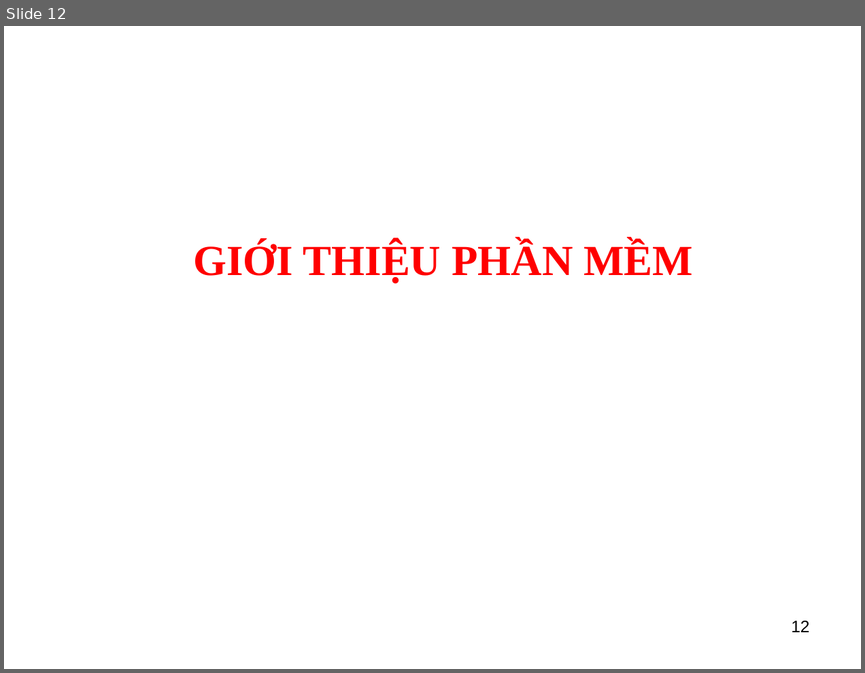
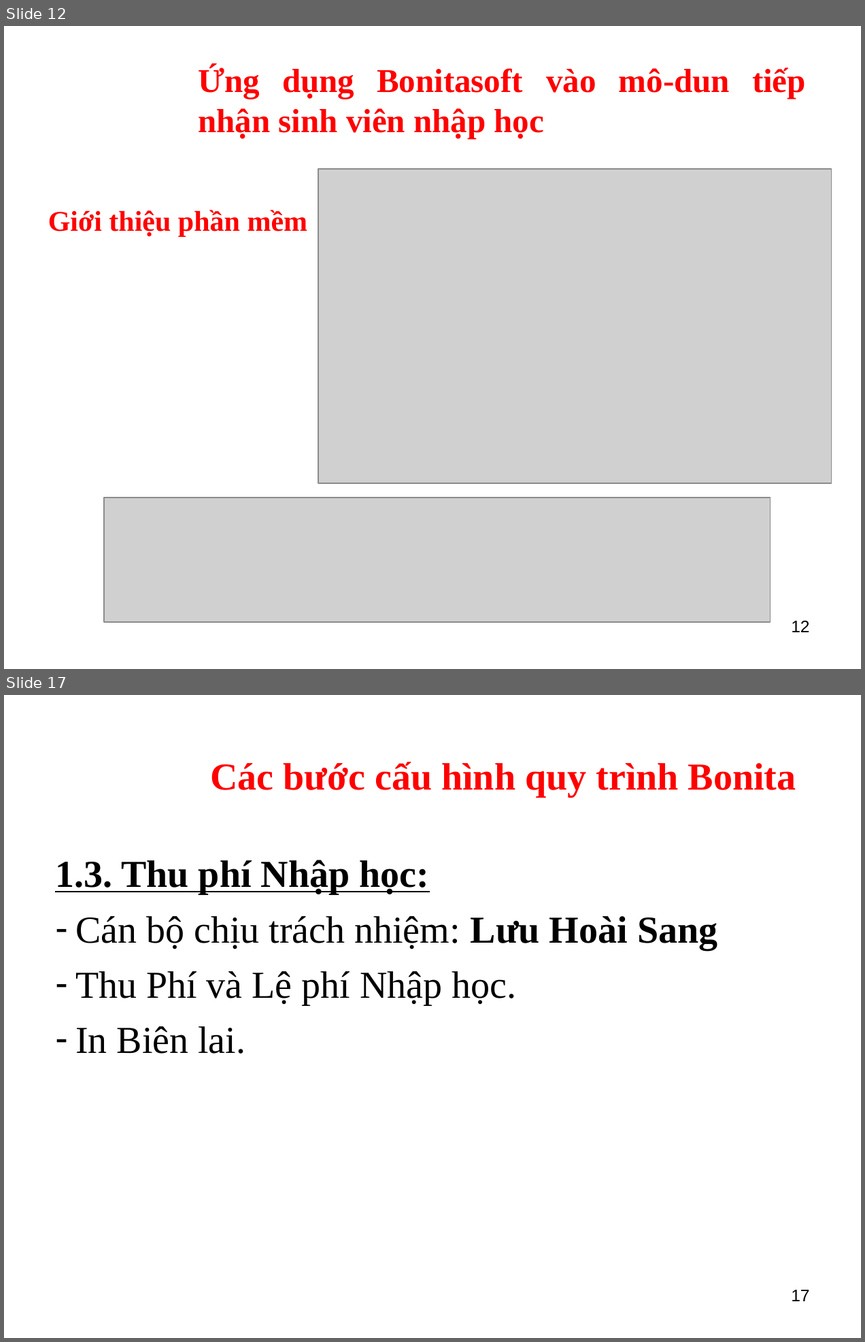
Before and after one commit to kellyfire611/bonita, a slide deck: slide/baocaoFinal.ppt. Shown one above the other, each under a label of ours: slide 12 before the commit, slides 12 and 17 after it; the slides between them are not shown. The pictures are 865x673 and 865x1342 pixels, drawn with LibreOffice and Linux fonts; fonts in the diff are those of the drawing; grey boxes stand for pictures; background and template pictures are left out. Boxes give left, top, right and bottom in pixels: in the first picture for what was removed or moved away, otherwise in the second. Text is boxed around its words. In the diff, an @@ line names an element or a change of style, - is before the commit and + after.

```diff
--- a/slide/baocaoFinal.ppt
+++ b/slide/baocaoFinal.ppt
@@ slide 17 added at (x1=4, y1=695, x2=861, y2=1338), background picture (left out) @@
@@ text added at (x1=210, y1=762, x2=796, y2=797), 32 pt, text #FF0000, bold @@
+Các bước cấu hình quy trình Bonita
@@ text added at (x1=55, y1=860, x2=717, y2=1053), 32 pt, text #000000 @@
+1.3. Thu phí Nhập học:
+– Cán bộ chịu trách nhiệm: Lưu Hoài Sang
+– Thu Phí và Lệ phí Nhập học.
+– In Biên lai.
@@ page number added at (x1=791, y1=1289, x2=809, y2=1301), 14 pt, text #000000 @@
+17
@@ slide 12 changed as well @@
@@ text added at (x1=198, y1=66, x2=806, y2=139), 28 pt, text #FF0000, bold @@
+Ứng dụng Bonitasoft vào mô-dun tiếp nhận sinh viên nhập học
@@ picture added at (x1=318, y1=169, x2=832, y2=484) @@
@@ text at (x1=48, y1=210, x2=308, y2=237): text changed; size 36 to 24 pt @@
-GIỚI THIỆU PHẦN MỀM
+Giới thiệu phần mềm
@@ picture added at (x1=104, y1=497, x2=770, y2=622) @@
```
Also in this commit, not shown: 2 other slides changed, 23 other slides added, 9 slides removed, 4 other files.
